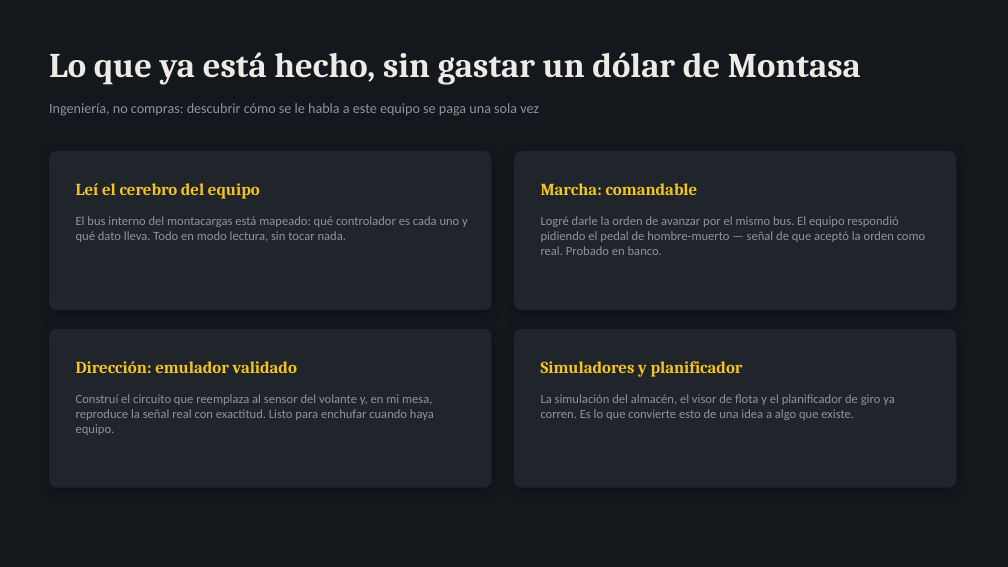
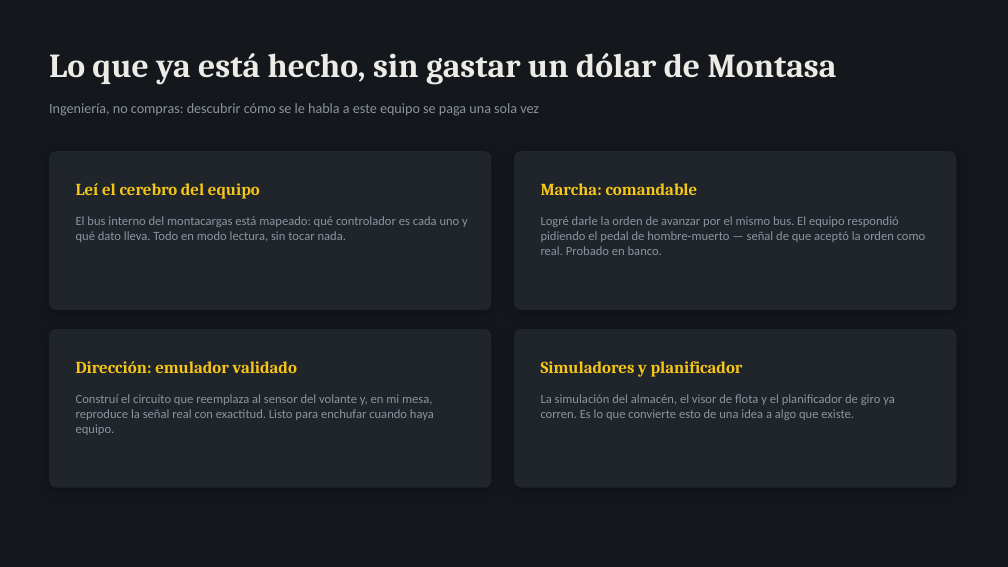
Before and after one commit to Rodzilla-TheCreator/tata, a slide deck: slide 3 of presentaciones/TaTa_Estado_y_Pedido_Omar.pptx. Drawn at 1008x567 pixels with LibreOffice and Linux fonts; fonts in the diff are those of the drawing. Boxes give left, top, right and bottom in pixels: in the first picture for what was removed or moved away, otherwise in the second. Text is boxed around its words. In the diff, an @@ line names an element or a change of style, - is before the commit and + after.

```diff
--- a/presentaciones/TaTa_Estado_y_Pedido_Omar.pptx
+++ b/presentaciones/TaTa_Estado_y_Pedido_Omar.pptx
@@ text "Lo que ya está hecho, ..." at box(49, 53, 837, 85): size 33 to 32 pt @@
```
Also in this commit, not shown: 8 other slides changed, 8 slides added, 3 slides removed, 2 other files.
